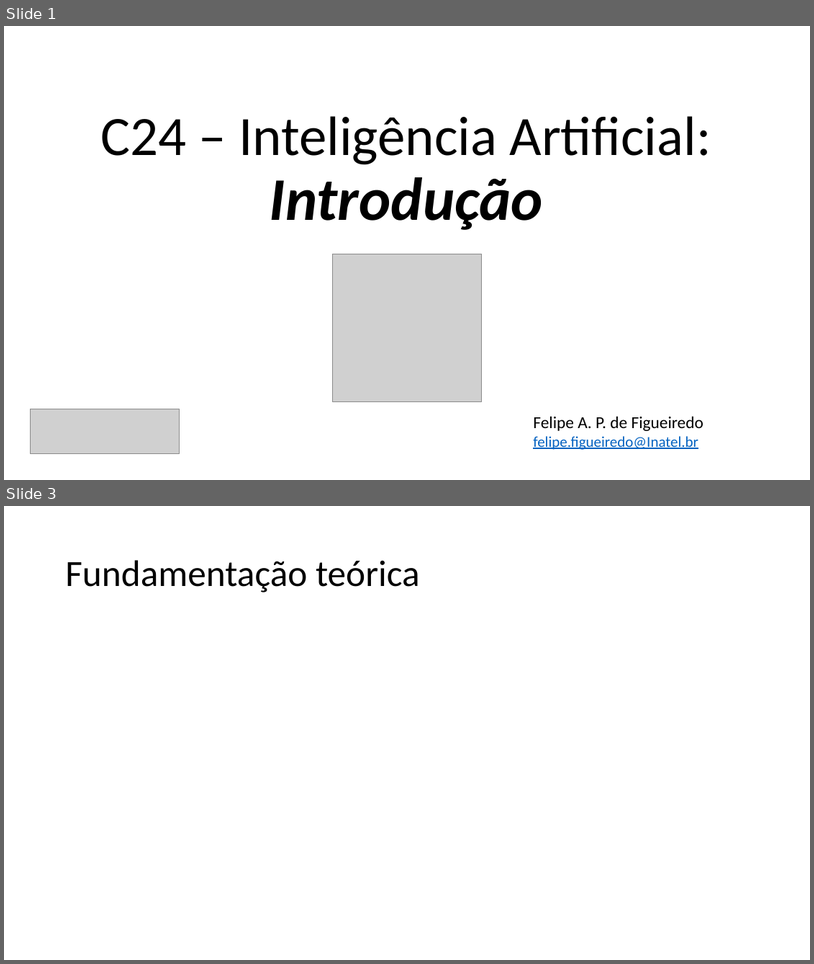
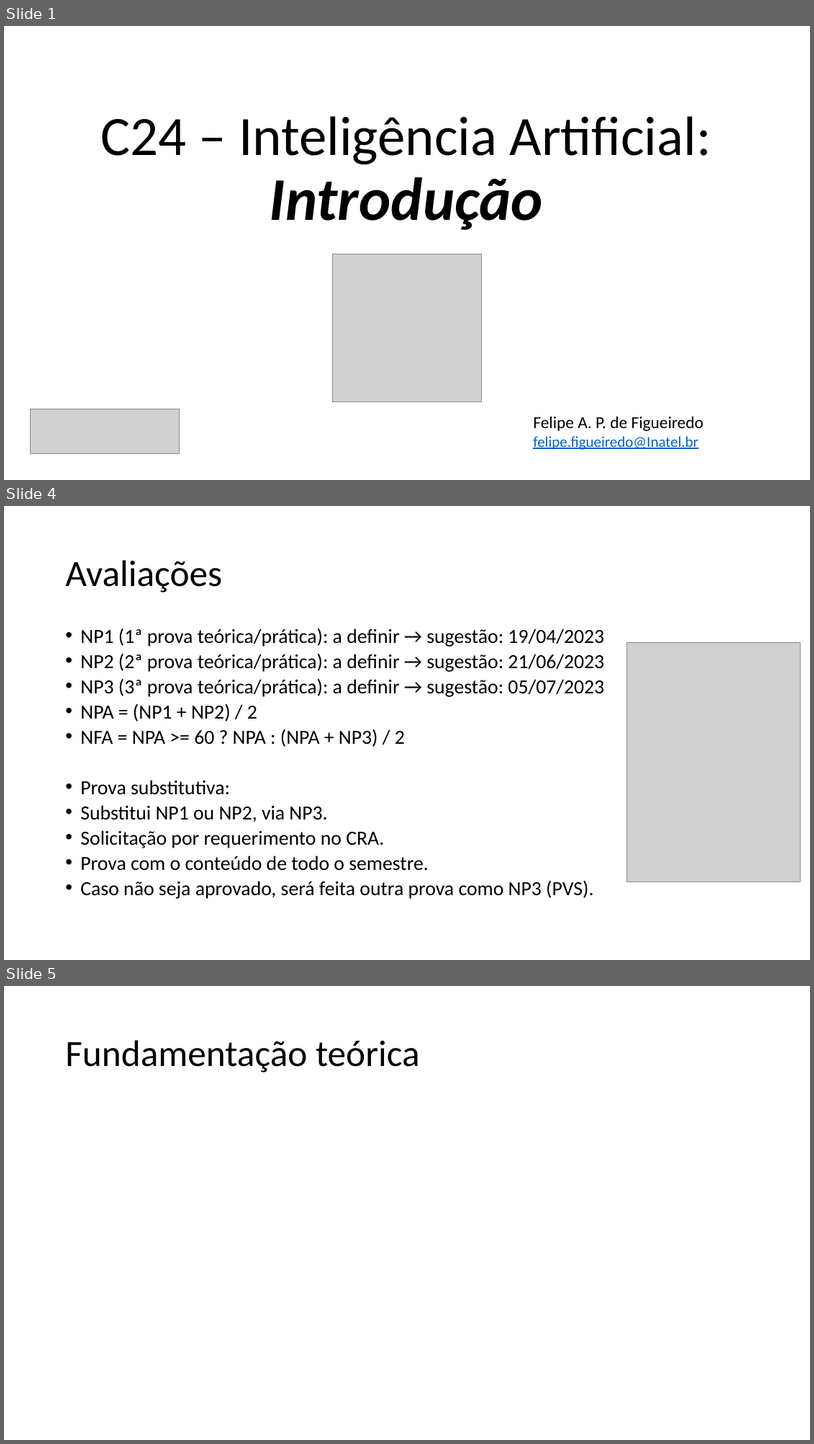
Before and after one commit to zz4fap/c24_inteligencia_artificial, a slide deck: slides/C24_Introdução.pptx. Shown one above the other, each under a label of ours: slides 1 and 3 before the commit, slides 1, 4 and 5 after it; the slides between them are not shown. The pictures are 814x964 and 814x1444 pixels, drawn with LibreOffice and Linux fonts; fonts in the diff are those of the drawing; grey boxes stand for pictures. Boxes give left, top, right and bottom in pixels: in the first picture for what was removed or moved away, otherwise in the second. Text is boxed around its words. In the diff, an @@ line names an element or a change of style, - is before the commit and + after.

```diff
--- a/slides/C24_Introdução.pptx
+++ b/slides/C24_Introdução.pptx
@@ slide 4 added at (x1=4, y1=506, x2=810, y2=960), background #FFFFFF @@
@@ title added at (x1=65, y1=560, x2=222, y2=592), 44 pt, text #000000 @@
+Avaliações
@@ text added at (x1=80, y1=628, x2=604, y2=898), 23.8 pt, text #000000 @@
+• NP1 (1ª prova teórica/prática): a definir → sugestão: 19/04/2023
+• NP2 (2ª prova teórica/prática): a definir → sugestão: 21/06/2023
+• NP3 (3ª prova teórica/prática): a definir → sugestão: 05/07/2023
+• NPA = (NP1 + NP2) / 2
+• NFA = NPA >= 60 ? NPA : (NPA + NP3) / 2
+• Prova substitutiva:
+• Substitui NP1 ou NP2, via NP3.
+• Solicitação por requerimento no CRA.
+• Prova com o conteúdo de todo o semestre.
+• Caso não seja aprovado, será feita outra prova como NP3 (PVS).
@@ picture added at (x1=628, y1=642, x2=801, y2=881) @@
@@ what was slide 3 is now slide 5 @@
```
Also in this commit, not shown: 2 other slides added, 1 slide removed, 1 other file.
